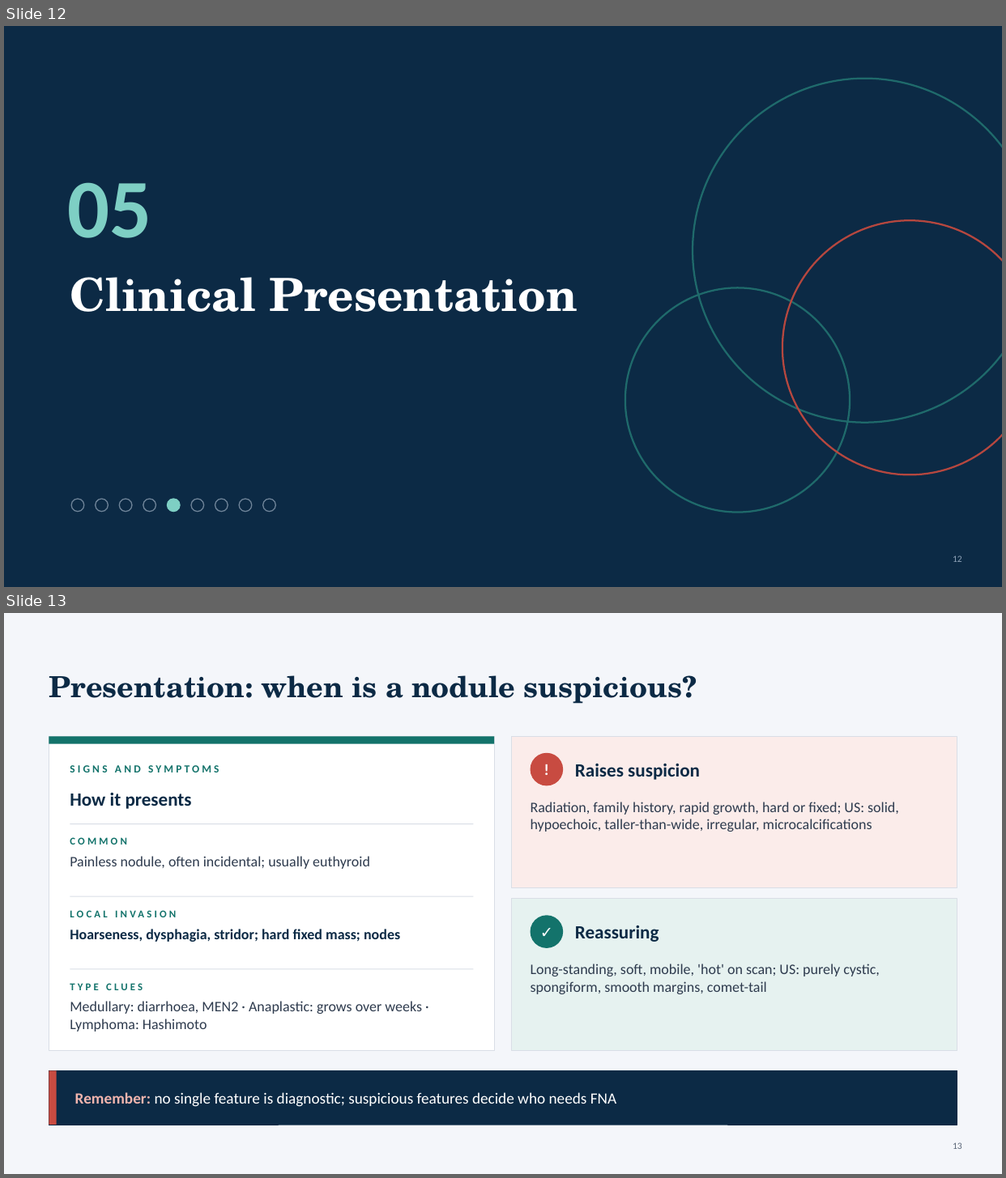
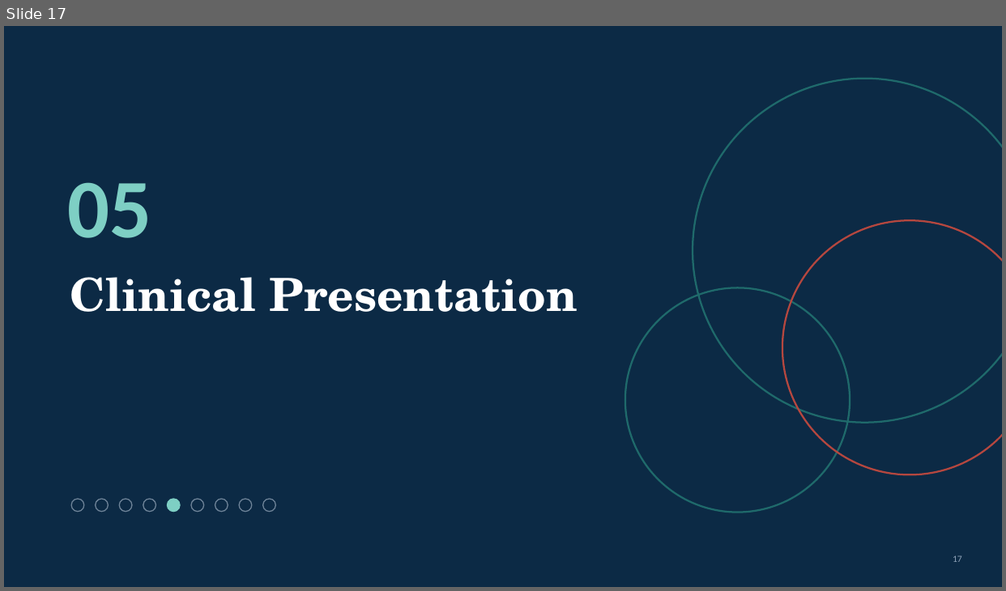
Before and after one commit to Anmo0/Claude-Code-Cloud-, a slide deck: thyroid-seminar/Thyroid_Tumors_Seminar.pptx. Shown one above the other, each under a label of ours: slides 12 and 13 before the commit, slide 17 after it. The pictures are 1006x1178 and 1006x591 pixels, drawn with LibreOffice and Linux fonts; fonts in the diff are those of the drawing. Boxes give left, top, right and bottom in pixels: in the first picture for what was removed or moved away, otherwise in the second. Text is boxed around its words. In the diff, an @@ line names an element or a change of style, - is before the commit and + after.

```diff
--- a/thyroid-seminar/Thyroid_Tumors_Seminar.pptx
+++ b/thyroid-seminar/Thyroid_Tumors_Seminar.pptx
@@ slide 13 removed at (x1=4, y1=613, x2=1002, y2=1174), background #F4F6FA @@
@@ title removed at (x1=49, y1=675, x2=697, y2=704) @@
-Presentation: when is a nodule suspicious?
@@ rectangle removed at (x1=49, y1=736, x2=494, y2=1051) @@
@@ rectangle removed at (x1=49, y1=736, x2=494, y2=744) @@
@@ rectangle removed at (x1=512, y1=736, x2=957, y2=888) @@
@@ ellipse removed at (x1=530, y1=753, x2=563, y2=786) @@
@@ text removed at (x1=530, y1=753, x2=563, y2=786) @@
-!
@@ text removed at (x1=70, y1=765, x2=219, y2=773) @@
-SIGNS AND SYMPTOMS
@@ text removed at (x1=575, y1=764, x2=700, y2=780) @@
-Raises suspicion
@@ text removed at (x1=70, y1=793, x2=192, y2=809) @@
-How it presents
@@ text removed at (x1=530, y1=802, x2=899, y2=832) @@
-Radiation, family history, rapid growth, hard or fixed; US: solid, hypoechoic, taller-than-wide, irregular, microcalcifications
@@ line removed from (70, 824) to (473, 824) @@
@@ text removed at (x1=70, y1=837, x2=127, y2=845) @@
-COMMON
@@ text removed at (x1=70, y1=856, x2=370, y2=869) @@
-Painless nodule, often incidental; usually euthyroid
@@ line removed from (70, 897) to (473, 897) @@
@@ rectangle removed at (x1=512, y1=899, x2=957, y2=1051) @@
@@ text removed at (x1=70, y1=910, x2=176, y2=918) @@
-LOCAL INVASION
@@ ellipse removed at (x1=530, y1=915, x2=563, y2=948) @@
@@ text removed at (x1=530, y1=915, x2=563, y2=948) @@
-✓
@@ text removed at (x1=575, y1=926, x2=659, y2=942) @@
-Reassuring
@@ text removed at (x1=70, y1=929, x2=400, y2=942) @@
-Hoarseness, dysphagia, stridor; hard fixed mass; nodes
@@ line removed from (70, 969) to (473, 969) @@
@@ text removed at (x1=530, y1=964, x2=880, y2=995) @@
-Long-standing, soft, mobile, 'hot' on scan; US: purely cystic, spongiform, smooth margins, comet-tail
@@ text removed at (x1=70, y1=983, x2=143, y2=990) @@
-TYPE CLUES
@@ text removed at (x1=70, y1=1001, x2=422, y2=1032) @@
-Medullary: diarrhoea, MEN2 · Anaplastic: grows over weeks · Lymphoma: Hashimoto
@@ rectangle removed at (x1=49, y1=1071, x2=957, y2=1125) @@
@@ rectangle removed at (x1=49, y1=1071, x2=57, y2=1125) @@
@@ text removed at (x1=75, y1=1093, x2=616, y2=1107) @@
-Remember: no single feature is diagnostic; suspicious features decide who needs FNA
@@ page number removed at (x1=953, y1=1143, x2=962, y2=1149) @@
-13
@@ what was slide 12 is now slide 17 @@
@@ page number at (x1=953, y1=556, x2=962, y2=562): text changed @@
-12
+17
```
Also in this commit, not shown: 2 slides changed, 17 slides added, 12 other slides removed, 11 other files.
